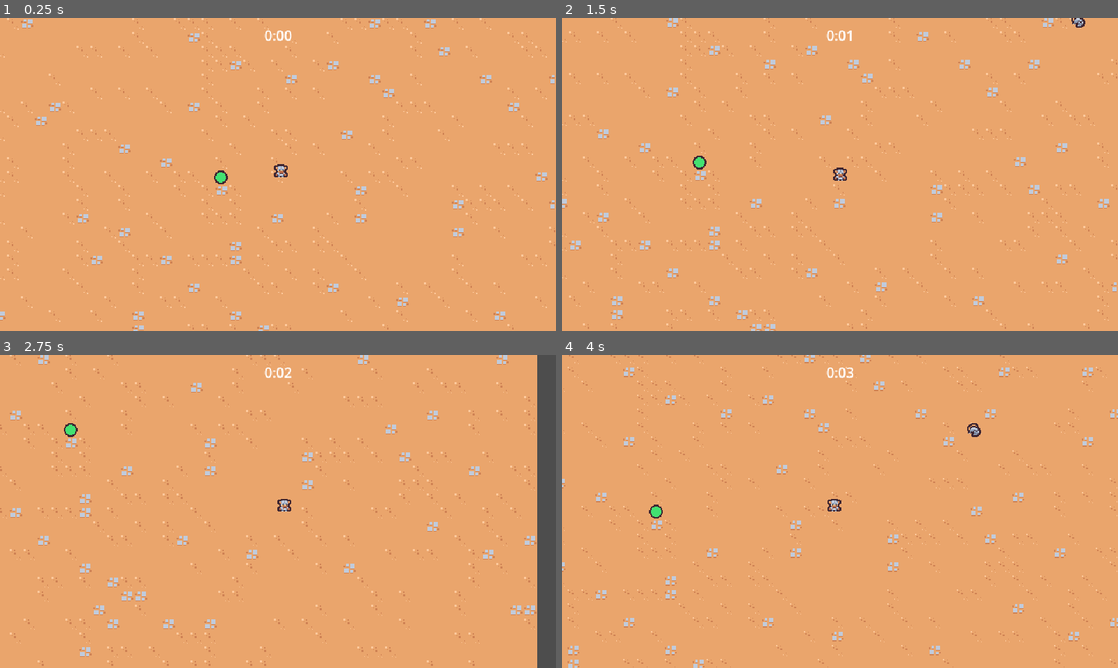
Above: before the commit, frames 1-4 (two rows, left to right).
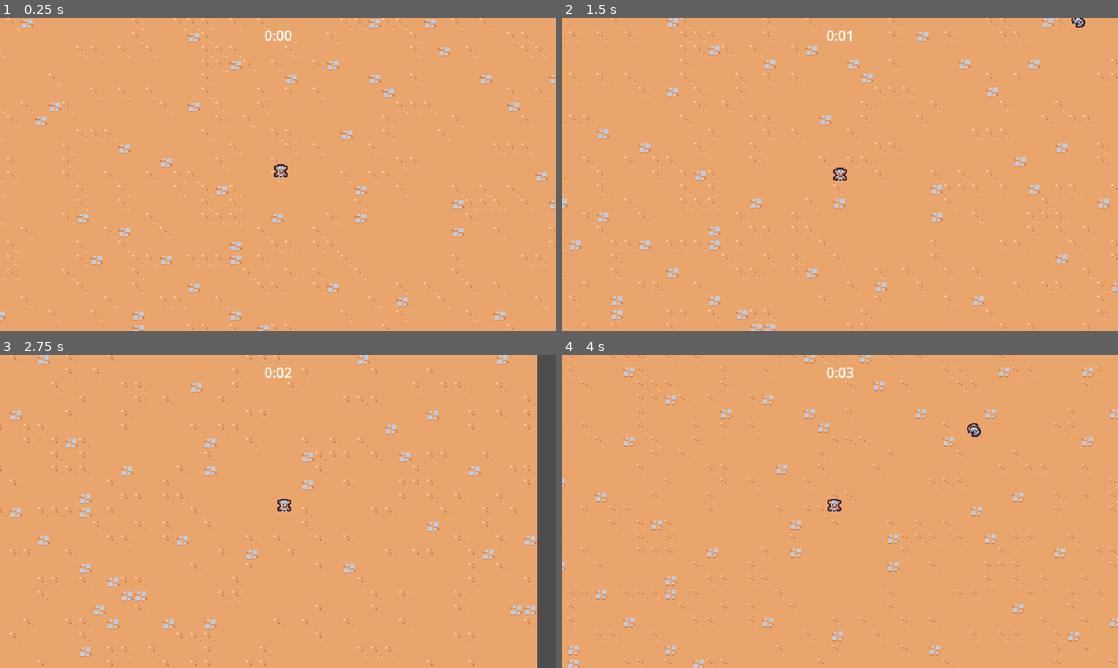
Above: after the commit, the same moments.

Repository: michaelbentley95/2dsurvivorscourse
Game: Godot game, scene res://scenes/main/main.tscn
Two runs of this game, one before a commit and one after it. Both use one fixed random seed, a clock stepped at 60 frames per second and the inputs below.
Inputs:
- Up to frame 1 (0.25 s): no input
- Up to frame 2 (1.5 s): hold Right (move_right) 0.53-1.28 s; hold Down (move_down) from 1.28 s (still down)
- Up to frame 3 (2.75 s): release Down (move_down) at 2.03 s; hold Right (move_right) from 2.03 s (still down)
- Up to frame 4 (4 s): release Right (move_right) at 2.78 s; hold Up (move_up) 2.78-3.53 s; hold Left (move_left) from 3.53 s (still down)

The runs differ from the first frame. In frame 1, less than 0.1% of the frame differs, in the area x 38-41%, y 48-54%; in frame 2, less than 0.1%; in frame 3, less than 0.1%; in frame 4, less than 0.1%.

Commit message:
Create components for health and experience drops

Diff:
--- /dev/null
+++ b/scenes/component/health_component.gd
@@ -0,0 +1,19 @@
+extends Node
+class_name HealthComponent
+
+signal died
+
+@export var max_health: float = 10
+var current_health
+
+func _ready() -> void:
+	current_health = max_health
+
+func damage(damage_amount: float):
+	current_health = max(current_health - damage_amount, 0)
+	Callable(check_death).call_deferred() #prevents errors in Godot
+
+func check_death():
+	if current_health == 0:
+		died.emit()
+		owner.queue_free()
--- /dev/null
+++ b/scenes/component/health_component.tscn
@@ -0,0 +1,6 @@
+[gd_scene load_steps=2 format=3 uid="uid://covxc70sd6p8b"]
+
+[ext_resource type="Script" uid="uid://creub2pntxrsb" path="res://scenes/component/health_component.gd" id="1_sa7ac"]
+
+[node name="HealthComponent" type="Node"]
+script = ExtResource("1_sa7ac")
--- /dev/null
+++ b/scenes/component/orb_drop_component.gd
@@ -0,0 +1,24 @@
+extends Node
+
+@export_range(0,1) var drop_percent: float = .5
+@export var health_component: Node
+@export var orb_scene: PackedScene
+
+func _ready():
+	(health_component as HealthComponent).died.connect(on_died)
+
+func on_died():
+	if randf()>drop_percent:
+		return
+
+	#check that everything is right
+	if orb_scene == null:
+		return
+	if not owner is Node2D:
+		return
+	#get the position of the dead
+	var spawn_position = (owner as Node2D).global_position
+	#create the orb
+	var orb_instance = orb_scene.instantiate() as Node2D
+	owner.get_parent().add_child(orb_instance)
+	orb_instance.global_position = spawn_position
--- /dev/null
+++ b/scenes/component/orb_drop_component.tscn
@@ -0,0 +1,8 @@
+[gd_scene load_steps=3 format=3 uid="uid://bmiuhia0a8gni"]
+
+[ext_resource type="Script" uid="uid://bl15y8o5jheqb" path="res://scenes/component/orb_drop_component.gd" id="1_l1ouf"]
+[ext_resource type="PackedScene" uid="uid://0tuv61pii2fw" path="res://scenes/game_object/experience_orb/experience_orb.tscn" id="2_77mnb"]
+
+[node name="OrbDropComponent" type="Node"]
+script = ExtResource("1_l1ouf")
+orb_scene = ExtResource("2_77mnb")
--- a/scenes/game_object/basic_enemy/basic_enemy.gd
+++ b/scenes/game_object/basic_enemy/basic_enemy.gd
@@ -1,6 +1,8 @@
 extends CharacterBody2D
 
 const MAX_SPEED = 40
+
+@onready var health_component: HealthComponent = $HealthComponent
 
 # Called when the node enters the scene tree for the first time.
 func _ready() -> void:
@@ -21,4 +23,4 @@
 	return Vector2.ZERO
 
 func on_area_entered(other_area: Area2D):
-	queue_free()
+	health_component.damage(100)
--- a/scenes/game_object/basic_enemy/basic_enemy.tscn
+++ b/scenes/game_object/basic_enemy/basic_enemy.tscn
@@ -1,7 +1,9 @@
-[gd_scene load_steps=5 format=3 uid="uid://bvohwaac2x5dq"]
+[gd_scene load_steps=7 format=3 uid="uid://bvohwaac2x5dq"]
 
 [ext_resource type="Script" uid="uid://dxq5sb6plxw8" path="res://scenes/game_object/basic_enemy/basic_enemy.gd" id="1_gxg7h"]
 [ext_resource type="Texture2D" uid="uid://cofdh3eaiyrmi" path="res://scenes/game_object/basic_enemy/basic_enemy.png" id="2_gxg7h"]
+[ext_resource type="PackedScene" uid="uid://covxc70sd6p8b" path="res://scenes/component/health_component.tscn" id="2_isd1k"]
+[ext_resource type="PackedScene" uid="uid://bmiuhia0a8gni" path="res://scenes/component/orb_drop_component.tscn" id="2_pcrk2"]
 
 [sub_resource type="CircleShape2D" id="CircleShape2D_gxg7h"]
 radius = 12.0
@@ -14,6 +16,11 @@
 collision_mask = 9
 motion_mode = 1
 script = ExtResource("1_gxg7h")
+
+[node name="OrbDropComponent" parent="." node_paths=PackedStringArray("health_component") instance=ExtResource("2_pcrk2")]
+health_component = NodePath("../HealthComponent")
+
+[node name="HealthComponent" parent="." instance=ExtResource("2_isd1k")]
 
 [node name="Area2D" type="Area2D" parent="."]
 collision_layer = 0
--- a/scenes/main/main.tscn
+++ b/scenes/main/main.tscn
@@ -7,7 +7,6 @@
 [ext_resource type="PackedScene" uid="uid://bx07sw6uv4o4d" path="res://scenes/manager/enemy_manager.tscn" id="1_l3cfh"]
 [ext_resource type="PackedScene" uid="uid://b3yawov3a0wg5" path="res://scenes/manager/experience_manager.tscn" id="4_yyfjg"]
 [ext_resource type="PackedScene" uid="uid://d1m08u8m14keh" path="res://scenes/manager/arena_time_manager.tscn" id="6_ow5a4"]
-[ext_resource type="PackedScene" uid="uid://0tuv61pii2fw" path="res://scenes/game_object/experience_orb/experience_orb.tscn" id="7_hujxm"]
 
 [node name="Main" type="Node"]
 
@@ -29,6 +28,3 @@
 
 [node name="Player" parent="." instance=ExtResource("1_hyk8p")]
 position = Vector2(492, 425)
-
-[node name="ExperienceOrb" parent="." instance=ExtResource("7_hujxm")]
-position = Vector2(423, 425)
Not shown, added: scenes/component/health_component.gd.uid
Not shown, added: scenes/component/orb_drop_component.gd.uid
Not shown: 1 places in scenes/main/main.tscn that only renumber resources
